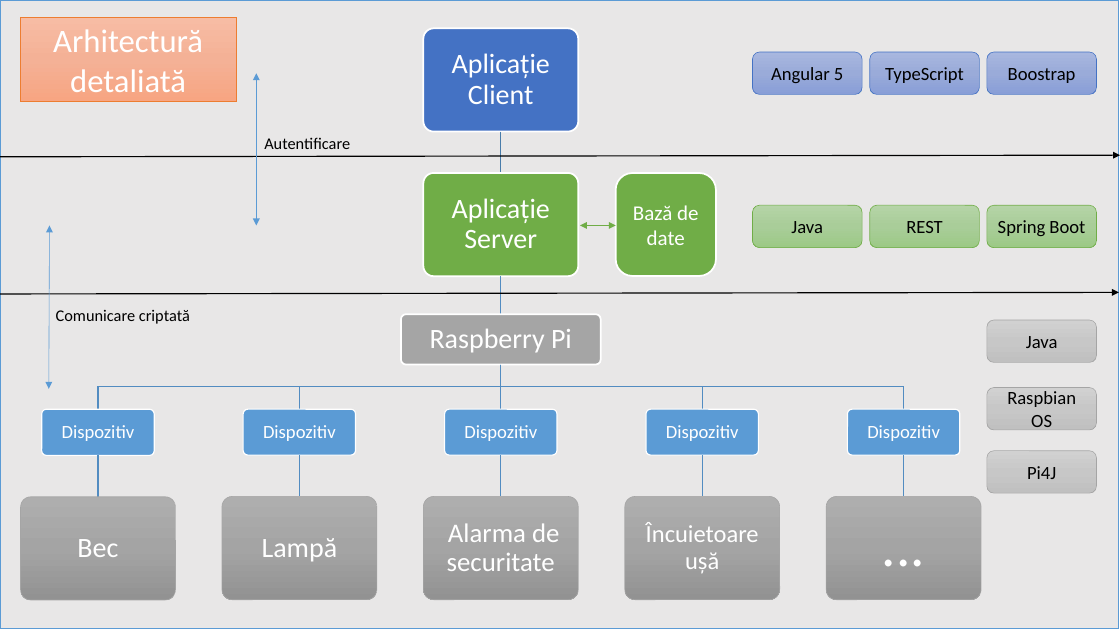
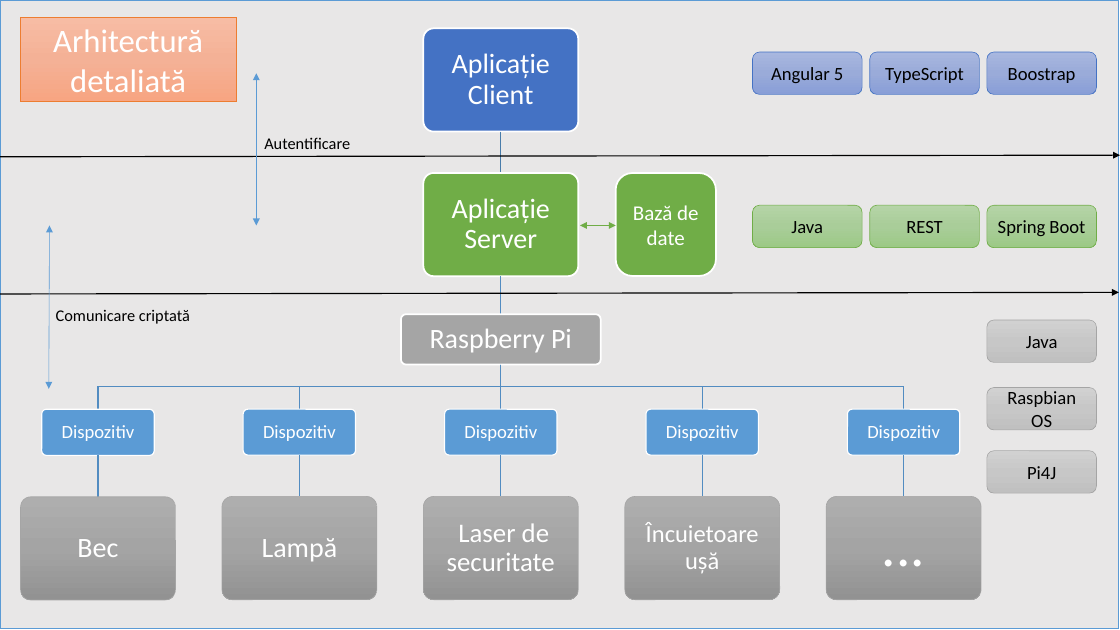
Before and after one commit to turcunicusor/Licenta, a slide deck: slide 2 of Documentation/Figures/Șablon.pptx. Drawn at 1120x630 pixels with LibreOffice and Linux fonts; fonts in the diff are those of the drawing. Boxes give left, top, right and bottom in pixels: in the first picture for what was removed or moved away, otherwise in the second. Text is boxed around its words. In the diff, an @@ line names an element or a change of style, - is before the commit and + after.

```diff
--- a/Documentation/Figures/Șablon.pptx
+++ b/Documentation/Figures/Șablon.pptx
@@ text at (447,523,555,571): text changed @@
-Alarma de securitate
+Laser de securitate
```
Also in this commit, not shown: 3 other files.
